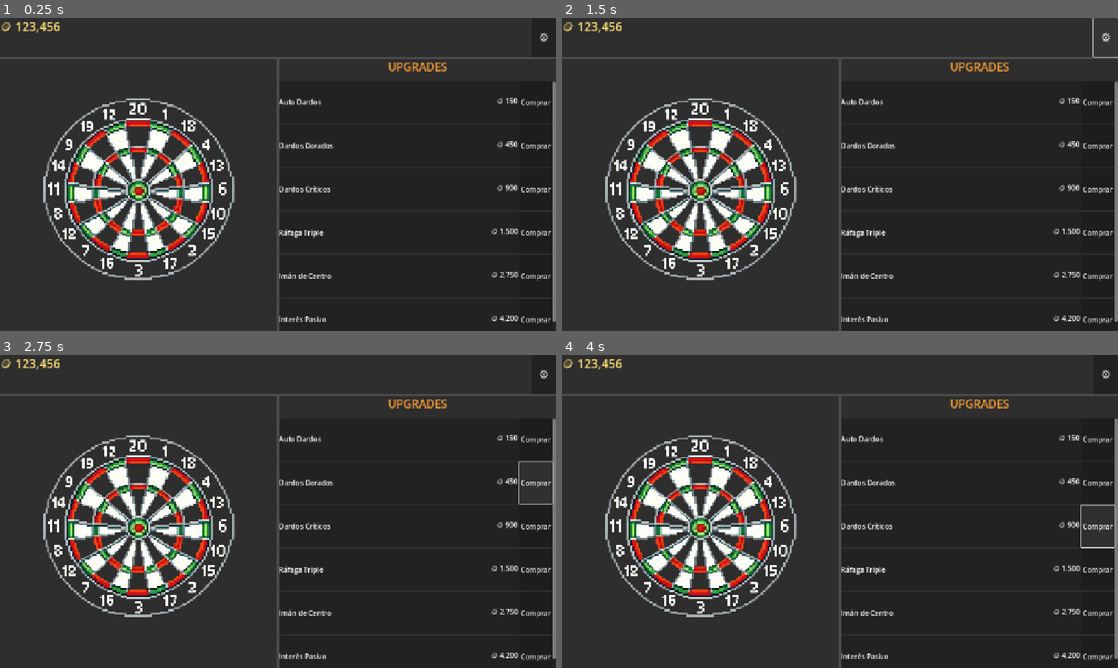
Above: before the commit, frames 1-4 (two rows, left to right).
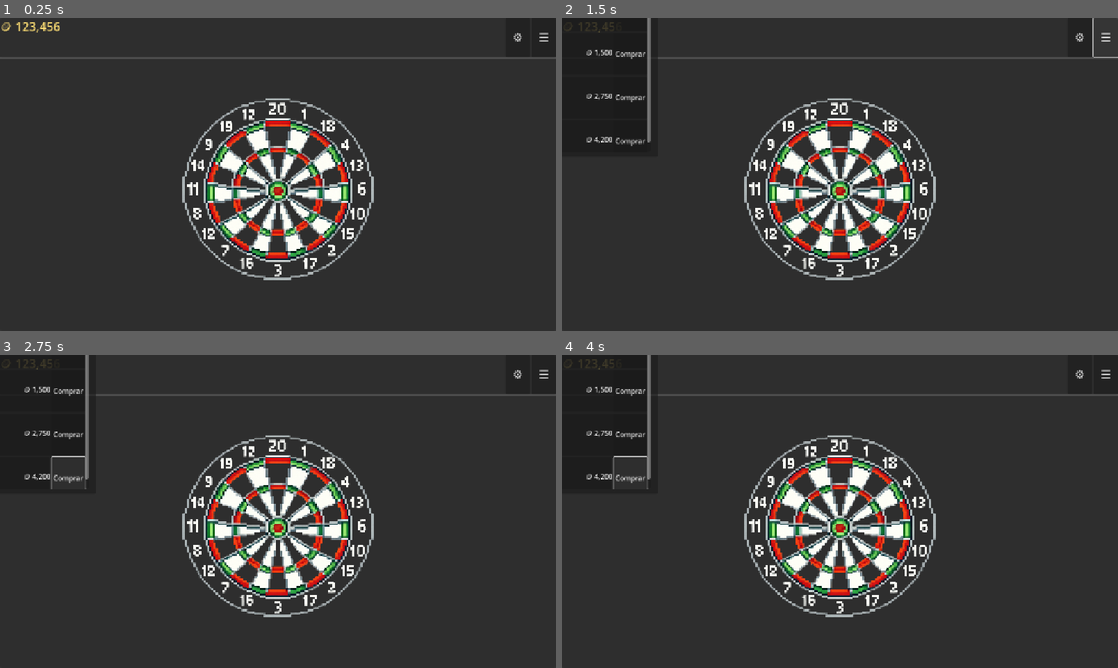
Above: after the commit, the same moments.

Repository: sbg93/EndlessBullseye
Game: Godot game, scene res://scenes/main.tscn
Two runs of this game, one before a commit and one after it. Both use one fixed random seed, a clock stepped at 60 frames per second and the inputs below.
Inputs (mouse positions are in pixels of both pictures, inside the frame that each line leads up to):
- Up to frame 1 (0.25 s): no input
- Up to frame 2 (1.5 s): click (1095, 102) at 0.5 s, where only the run before the commit has a clickable "Comprar"; click (1106, 36) at 1.25 s, where only the run after the commit has a clickable "☰"
- Up to frame 3 (2.75 s): click "Comprar" at 2 s
- Up to frame 4 (4 s): click "Comprar" at 2.75 s; click "Comprar" at 3.5 s

The runs differ from the first frame. In frame 1, 18% of the frame differs, in the area x 7-100%, y 4-100%; in frame 2, 19%; in frame 3, 19%, in the area x 0-100%, y 0-100%; in frame 4, 19%.

Commit message:
Add upgrades menu toggle

Diff:
--- a/scenes/main.tscn
+++ b/scenes/main.tscn
@@ -61,6 +61,13 @@
 size_flags_horizontal = 0
 theme_override_font_sizes/font_size = 26
 text = "⚙"
+
+[node name="UpgradesMenuButton" type="Button" parent="UI/TopBar/TopBarMargin/TopBarContent"]
+custom_minimum_size = Vector2(56, 48)
+layout_mode = 2
+size_flags_horizontal = 0
+theme_override_font_sizes/font_size = 26
+text = "☰"
 
 [node name="MainContent" type="HBoxContainer" parent="UI"]
 layout_mode = 1
@@ -88,150 +95,176 @@
 expand_mode = 1
 stretch_mode = 5
 
-[node name="UpgradesPanel" type="PanelContainer" parent="UI/MainContent"]
-custom_minimum_size = Vector2(380, 0)
-layout_mode = 2
-size_flags_horizontal = 3
-size_flags_vertical = 3
-
-[node name="UpgradesVBox" type="VBoxContainer" parent="UI/MainContent/UpgradesPanel"]
-layout_mode = 2
-
-[node name="UpgradesHeader" type="Label" parent="UI/MainContent/UpgradesPanel/UpgradesVBox"]
-custom_minimum_size = Vector2(0, 48)
+[node name="UpgradesMenu" type="PanelContainer" parent="UI"]
+visible = false
+layout_mode = 1
+anchors_preset = 8
+anchor_left = 0.5
+anchor_top = 0.5
+anchor_right = 0.5
+anchor_bottom = 0.5
+offset_left = -220.0
+offset_top = -320.0
+offset_right = 220.0
+offset_bottom = 320.0
+
+[node name="UpgradesMenuMargin" type="MarginContainer" parent="UI/UpgradesMenu"]
+layout_mode = 2
+theme_override_constants/margin_left = 16
+theme_override_constants/margin_top = 12
+theme_override_constants/margin_right = 16
+theme_override_constants/margin_bottom = 12
+
+[node name="UpgradesMenuVBox" type="VBoxContainer" parent="UI/UpgradesMenu/UpgradesMenuMargin"]
+layout_mode = 2
+
+[node name="UpgradesMenuHeader" type="HBoxContainer" parent="UI/UpgradesMenu/UpgradesMenuMargin/UpgradesMenuVBox"]
+layout_mode = 2
+
+[node name="UpgradesHeader" type="Label" parent="UI/UpgradesMenu/UpgradesMenuMargin/UpgradesMenuVBox/UpgradesMenuHeader"]
 layout_mode = 2
 theme_override_colors/font_color = Color(0.95, 0.6, 0.2, 1)
 theme_override_font_sizes/font_size = 26
 text = "UPGRADES"
-horizontal_alignment = 1
-
-[node name="UpgradesScroll" type="ScrollContainer" parent="UI/MainContent/UpgradesPanel/UpgradesVBox"]
+
+[node name="UpgradesHeaderSpacer" type="Control" parent="UI/UpgradesMenu/UpgradesMenuMargin/UpgradesMenuVBox/UpgradesMenuHeader"]
+layout_mode = 2
+size_flags_horizontal = 3
+
+[node name="UpgradesCloseButton" type="Button" parent="UI/UpgradesMenu/UpgradesMenuMargin/UpgradesMenuVBox/UpgradesMenuHeader"]
+custom_minimum_size = Vector2(36, 36)
+layout_mode = 2
+theme_override_colors/font_color = Color(0.95, 0.2, 0.2, 1)
+theme_override_font_sizes/font_size = 22
+text = "✖"
+
+[node name="UpgradesScroll" type="ScrollContainer" parent="UI/UpgradesMenu/UpgradesMenuMargin/UpgradesMenuVBox"]
 custom_minimum_size = Vector2(0, 520)
 layout_mode = 2
 size_flags_horizontal = 3
 size_flags_vertical = 3
 
-[node name="UpgradesList" type="VBoxContainer" parent="UI/MainContent/UpgradesPanel/UpgradesVBox/UpgradesScroll"]
+[node name="UpgradesList" type="VBoxContainer" parent="UI/UpgradesMenu/UpgradesMenuMargin/UpgradesMenuVBox/UpgradesScroll"]
 layout_mode = 2
 size_flags_horizontal = 3
 size_flags_vertical = 3
 
-[node name="UpgradeCard1" type="PanelContainer" parent="UI/MainContent/UpgradesPanel/UpgradesVBox/UpgradesScroll/UpgradesList"]
-custom_minimum_size = Vector2(0, 96)
-layout_mode = 2
-
-[node name="UpgradeCard1Content" type="HBoxContainer" parent="UI/MainContent/UpgradesPanel/UpgradesVBox/UpgradesScroll/UpgradesList/UpgradeCard1"]
-layout_mode = 2
-
-[node name="Upgrade1Label" type="Label" parent="UI/MainContent/UpgradesPanel/UpgradesVBox/UpgradesScroll/UpgradesList/UpgradeCard1/UpgradeCard1Content"]
+[node name="UpgradeCard1" type="PanelContainer" parent="UI/UpgradesMenu/UpgradesMenuMargin/UpgradesMenuVBox/UpgradesScroll/UpgradesList"]
+custom_minimum_size = Vector2(0, 96)
+layout_mode = 2
+
+[node name="UpgradeCard1Content" type="HBoxContainer" parent="UI/UpgradesMenu/UpgradesMenuMargin/UpgradesMenuVBox/UpgradesScroll/UpgradesList/UpgradeCard1"]
+layout_mode = 2
+
+[node name="Upgrade1Label" type="Label" parent="UI/UpgradesMenu/UpgradesMenuMargin/UpgradesMenuVBox/UpgradesScroll/UpgradesList/UpgradeCard1/UpgradeCard1Content"]
 layout_mode = 2
 size_flags_horizontal = 3
 text = "Auto Dardos"
 
-[node name="Upgrade1Cost" type="Label" parent="UI/MainContent/UpgradesPanel/UpgradesVBox/UpgradesScroll/UpgradesList/UpgradeCard1/UpgradeCard1Content"]
+[node name="Upgrade1Cost" type="Label" parent="UI/UpgradesMenu/UpgradesMenuMargin/UpgradesMenuVBox/UpgradesScroll/UpgradesList/UpgradeCard1/UpgradeCard1Content"]
 layout_mode = 2
 text = "🪙 150"
 
-[node name="Upgrade1Buy" type="Button" parent="UI/MainContent/UpgradesPanel/UpgradesVBox/UpgradesScroll/UpgradesList/UpgradeCard1/UpgradeCard1Content"]
-layout_mode = 2
-text = "Comprar"
-
-[node name="UpgradeCard2" type="PanelContainer" parent="UI/MainContent/UpgradesPanel/UpgradesVBox/UpgradesScroll/UpgradesList"]
-custom_minimum_size = Vector2(0, 96)
-layout_mode = 2
-
-[node name="UpgradeCard2Content" type="HBoxContainer" parent="UI/MainContent/UpgradesPanel/UpgradesVBox/UpgradesScroll/UpgradesList/UpgradeCard2"]
-layout_mode = 2
-
-[node name="Upgrade2Label" type="Label" parent="UI/MainContent/UpgradesPanel/UpgradesVBox/UpgradesScroll/UpgradesList/UpgradeCard2/UpgradeCard2Content"]
+[node name="Upgrade1Buy" type="Button" parent="UI/UpgradesMenu/UpgradesMenuMargin/UpgradesMenuVBox/UpgradesScroll/UpgradesList/UpgradeCard1/UpgradeCard1Content"]
+layout_mode = 2
+text = "Comprar"
+
+[node name="UpgradeCard2" type="PanelContainer" parent="UI/UpgradesMenu/UpgradesMenuMargin/UpgradesMenuVBox/UpgradesScroll/UpgradesList"]
+custom_minimum_size = Vector2(0, 96)
+layout_mode = 2
+
+[node name="UpgradeCard2Content" type="HBoxContainer" parent="UI/UpgradesMenu/UpgradesMenuMargin/UpgradesMenuVBox/UpgradesScroll/UpgradesList/UpgradeCard2"]
+layout_mode = 2
+
+[node name="Upgrade2Label" type="Label" parent="UI/UpgradesMenu/UpgradesMenuMargin/UpgradesMenuVBox/UpgradesScroll/UpgradesList/UpgradeCard2/UpgradeCard2Content"]
 layout_mode = 2
 size_flags_horizontal = 3
 text = "Dardos Dorados"
 
-[node name="Upgrade2Cost" type="Label" parent="UI/MainContent/UpgradesPanel/UpgradesVBox/UpgradesScroll/UpgradesList/UpgradeCard2/UpgradeCard2Content"]
+[node name="Upgrade2Cost" type="Label" parent="UI/UpgradesMenu/UpgradesMenuMargin/UpgradesMenuVBox/UpgradesScroll/UpgradesList/UpgradeCard2/UpgradeCard2Content"]
 layout_mode = 2
 text = "🪙 450"
 
-[node name="Upgrade2Buy" type="Button" parent="UI/MainContent/UpgradesPanel/UpgradesVBox/UpgradesScroll/UpgradesList/UpgradeCard2/UpgradeCard2Content"]
-layout_mode = 2
-text = "Comprar"
-
-[node name="UpgradeCard3" type="PanelContainer" parent="UI/MainContent/UpgradesPanel/UpgradesVBox/UpgradesScroll/UpgradesList"]
-custom_minimum_size = Vector2(0, 96)
-layout_mode = 2
-
-[node name="UpgradeCard3Content" type="HBoxContainer" parent="UI/MainContent/UpgradesPanel/UpgradesVBox/UpgradesScroll/UpgradesList/UpgradeCard3"]
-layout_mode = 2
-
-[node name="Upgrade3Label" type="Label" parent="UI/MainContent/UpgradesPanel/UpgradesVBox/UpgradesScroll/UpgradesList/UpgradeCard3/UpgradeCard3Content"]
+[node name="Upgrade2Buy" type="Button" parent="UI/UpgradesMenu/UpgradesMenuMargin/UpgradesMenuVBox/UpgradesScroll/UpgradesList/UpgradeCard2/UpgradeCard2Content"]
+layout_mode = 2
+text = "Comprar"
+
+[node name="UpgradeCard3" type="PanelContainer" parent="UI/UpgradesMenu/UpgradesMenuMargin/UpgradesMenuVBox/UpgradesScroll/UpgradesList"]
+custom_minimum_size = Vector2(0, 96)
+layout_mode = 2
+
+[node name="UpgradeCard3Content" type="HBoxContainer" parent="UI/UpgradesMenu/UpgradesMenuMargin/UpgradesMenuVBox/UpgradesScroll/UpgradesList/UpgradeCard3"]
+layout_mode = 2
+
+[node name="Upgrade3Label" type="Label" parent="UI/UpgradesMenu/UpgradesMenuMargin/UpgradesMenuVBox/UpgradesScroll/UpgradesList/UpgradeCard3/UpgradeCard3Content"]
 layout_mode = 2
 size_flags_horizontal = 3
 text = "Dardos Críticos"
 
-[node name="Upgrade3Cost" type="Label" parent="UI/MainContent/UpgradesPanel/UpgradesVBox/UpgradesScroll/UpgradesList/UpgradeCard3/UpgradeCard3Content"]
+[node name="Upgrade3Cost" type="Label" parent="UI/UpgradesMenu/UpgradesMenuMargin/UpgradesMenuVBox/UpgradesScroll/UpgradesList/UpgradeCard3/UpgradeCard3Content"]
 layout_mode = 2
 text = "🪙 900"
 
-[node name="Upgrade3Buy" type="Button" parent="UI/MainContent/UpgradesPanel/UpgradesVBox/UpgradesScroll/UpgradesList/UpgradeCard3/UpgradeCard3Content"]
-layout_mode = 2
-text = "Comprar"
-
-[node name="UpgradeCard4" type="PanelContainer" parent="UI/MainContent/UpgradesPanel/UpgradesVBox/UpgradesScroll/UpgradesList"]
-custom_minimum_size = Vector2(0, 96)
-layout_mode = 2
-
-[node name="UpgradeCard4Content" type="HBoxContainer" parent="UI/MainContent/UpgradesPanel/UpgradesVBox/UpgradesScroll/UpgradesList/UpgradeCard4"]
-layout_mode = 2
-
-[node name="Upgrade4Label" type="Label" parent="UI/MainContent/UpgradesPanel/UpgradesVBox/UpgradesScroll/UpgradesList/UpgradeCard4/UpgradeCard4Content"]
+[node name="Upgrade3Buy" type="Button" parent="UI/UpgradesMenu/UpgradesMenuMargin/UpgradesMenuVBox/UpgradesScroll/UpgradesList/UpgradeCard3/UpgradeCard3Content"]
+layout_mode = 2
+text = "Comprar"
+
+[node name="UpgradeCard4" type="PanelContainer" parent="UI/UpgradesMenu/UpgradesMenuMargin/UpgradesMenuVBox/UpgradesScroll/UpgradesList"]
+custom_minimum_size = Vector2(0, 96)
+layout_mode = 2
+
+[node name="UpgradeCard4Content" type="HBoxContainer" parent="UI/UpgradesMenu/UpgradesMenuMargin/UpgradesMenuVBox/UpgradesScroll/UpgradesList/UpgradeCard4"]
+layout_mode = 2
+
+[node name="Upgrade4Label" type="Label" parent="UI/UpgradesMenu/UpgradesMenuMargin/UpgradesMenuVBox/UpgradesScroll/UpgradesList/UpgradeCard4/UpgradeCard4Content"]
 layout_mode = 2
 size_flags_horizontal = 3
 text = "Ráfaga Triple"
 
-[node name="Upgrade4Cost" type="Label" parent="UI/MainContent/UpgradesPanel/UpgradesVBox/UpgradesScroll/UpgradesList/UpgradeCard4/UpgradeCard4Content"]
+[node name="Upgrade4Cost" type="Label" parent="UI/UpgradesMenu/UpgradesMenuMargin/UpgradesMenuVBox/UpgradesScroll/UpgradesList/UpgradeCard4/UpgradeCard4Content"]
 layout_mode = 2
 text = "🪙 1,500"
 
-[node name="Upgrade4Buy" type="Button" parent="UI/MainContent/UpgradesPanel/UpgradesVBox/UpgradesScroll/UpgradesList/UpgradeCard4/UpgradeCard4Content"]
-layout_mode = 2
-text = "Comprar"
-
-[node name="UpgradeCard5" type="PanelContainer" parent="UI/MainContent/UpgradesPanel/UpgradesVBox/UpgradesScroll/UpgradesList"]
-custom_minimum_size = Vector2(0, 96)
-layout_mode = 2
-
-[node name="UpgradeCard5Content" type="HBoxContainer" parent="UI/MainContent/UpgradesPanel/UpgradesVBox/UpgradesScroll/UpgradesList/UpgradeCard5"]
-layout_mode = 2
-
-[node name="Upgrade5Label" type="Label" parent="UI/MainContent/UpgradesPanel/UpgradesVBox/UpgradesScroll/UpgradesList/UpgradeCard5/UpgradeCard5Content"]
+[node name="Upgrade4Buy" type="Button" parent="UI/UpgradesMenu/UpgradesMenuMargin/UpgradesMenuVBox/UpgradesScroll/UpgradesList/UpgradeCard4/UpgradeCard4Content"]
+layout_mode = 2
+text = "Comprar"
+
+[node name="UpgradeCard5" type="PanelContainer" parent="UI/UpgradesMenu/UpgradesMenuMargin/UpgradesMenuVBox/UpgradesScroll/UpgradesList"]
+custom_minimum_size = Vector2(0, 96)
+layout_mode = 2
+
+[node name="UpgradeCard5Content" type="HBoxContainer" parent="UI/UpgradesMenu/UpgradesMenuMargin/UpgradesMenuVBox/UpgradesScroll/UpgradesList/UpgradeCard5"]
+layout_mode = 2
+
+[node name="Upgrade5Label" type="Label" parent="UI/UpgradesMenu/UpgradesMenuMargin/UpgradesMenuVBox/UpgradesScroll/UpgradesList/UpgradeCard5/UpgradeCard5Content"]
 layout_mode = 2
 size_flags_horizontal = 3
 text = "Imán de Centro"
 
-[node name="Upgrade5Cost" type="Label" parent="UI/MainContent/UpgradesPanel/UpgradesVBox/UpgradesScroll/UpgradesList/UpgradeCard5/UpgradeCard5Content"]
+[node name="Upgrade5Cost" type="Label" parent="UI/UpgradesMenu/UpgradesMenuMargin/UpgradesMenuVBox/UpgradesScroll/UpgradesList/UpgradeCard5/UpgradeCard5Content"]
 layout_mode = 2
 text = "🪙 2,750"
 
-[node name="Upgrade5Buy" type="Button" parent="UI/MainContent/UpgradesPanel/UpgradesVBox/UpgradesScroll/UpgradesList/UpgradeCard5/UpgradeCard5Content"]
-layout_mode = 2
-text = "Comprar"
-
-[node name="UpgradeCard6" type="PanelContainer" parent="UI/MainContent/UpgradesPanel/UpgradesVBox/UpgradesScroll/UpgradesList"]
-custom_minimum_size = Vector2(0, 96)
-layout_mode = 2
-
-[node name="UpgradeCard6Content" type="HBoxContainer" parent="UI/MainContent/UpgradesPanel/UpgradesVBox/UpgradesScroll/UpgradesList/UpgradeCard6"]
-layout_mode = 2
-
-[node name="Upgrade6Label" type="Label" parent="UI/MainContent/UpgradesPanel/UpgradesVBox/UpgradesScroll/UpgradesList/UpgradeCard6/UpgradeCard6Content"]
+[node name="Upgrade5Buy" type="Button" parent="UI/UpgradesMenu/UpgradesMenuMargin/UpgradesMenuVBox/UpgradesScroll/UpgradesList/UpgradeCard5/UpgradeCard5Content"]
+layout_mode = 2
+text = "Comprar"
+
+[node name="UpgradeCard6" type="PanelContainer" parent="UI/UpgradesMenu/UpgradesMenuMargin/UpgradesMenuVBox/UpgradesScroll/UpgradesList"]
+custom_minimum_size = Vector2(0, 96)
+layout_mode = 2
+
+[node name="UpgradeCard6Content" type="HBoxContainer" parent="UI/UpgradesMenu/UpgradesMenuMargin/UpgradesMenuVBox/UpgradesScroll/UpgradesList/UpgradeCard6"]
+layout_mode = 2
+
+[node name="Upgrade6Label" type="Label" parent="UI/UpgradesMenu/UpgradesMenuMargin/UpgradesMenuVBox/UpgradesScroll/UpgradesList/UpgradeCard6/UpgradeCard6Content"]
 layout_mode = 2
 size_flags_horizontal = 3
 text = "Interés Pasivo"
 
-[node name="Upgrade6Cost" type="Label" parent="UI/MainContent/UpgradesPanel/UpgradesVBox/UpgradesScroll/UpgradesList/UpgradeCard6/UpgradeCard6Content"]
+[node name="Upgrade6Cost" type="Label" parent="UI/UpgradesMenu/UpgradesMenuMargin/UpgradesMenuVBox/UpgradesScroll/UpgradesList/UpgradeCard6/UpgradeCard6Content"]
 layout_mode = 2
 text = "🪙 4,200"
 
-[node name="Upgrade6Buy" type="Button" parent="UI/MainContent/UpgradesPanel/UpgradesVBox/UpgradesScroll/UpgradesList/UpgradeCard6/UpgradeCard6Content"]
-layout_mode = 2
-text = "Comprar"
+[node name="Upgrade6Buy" type="Button" parent="UI/UpgradesMenu/UpgradesMenuMargin/UpgradesMenuVBox/UpgradesScroll/UpgradesList/UpgradeCard6/UpgradeCard6Content"]
+layout_mode = 2
+text = "Comprar"
--- a/scripts/main.gd
+++ b/scripts/main.gd
@@ -6,6 +6,7 @@
 
 func _ready() -> void:
 	print("Endless Bullseye ready. Target score: %d" % TARGET_SCORE)
+	_connect_ui()
 	_update_title()
 
 func _input(event: InputEvent) -> void:
@@ -20,3 +21,22 @@
 	var label := $WelcomeLabel
 	if label is Label:
 		label.text = "Endless Bullseye\nPuntos: %d / %d" % [current_score, TARGET_SCORE]
+
+func _connect_ui() -> void:
+	var upgrades_button := $UI/TopBar/TopBarMargin/TopBarContent/UpgradesMenuButton
+	if upgrades_button is Button:
+		upgrades_button.pressed.connect(_on_upgrades_button_pressed)
+
+	var close_button := $UI/UpgradesMenu/UpgradesMenuMargin/UpgradesMenuVBox/UpgradesMenuHeader/UpgradesCloseButton
+	if close_button is Button:
+		close_button.pressed.connect(_on_upgrades_close_button_pressed)
+
+func _on_upgrades_button_pressed() -> void:
+	var menu := $UI/UpgradesMenu
+	if menu is Control:
+		menu.visible = true
+
+func _on_upgrades_close_button_pressed() -> void:
+	var menu := $UI/UpgradesMenu
+	if menu is Control:
+		menu.visible = false
